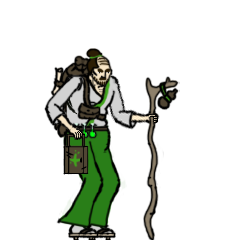
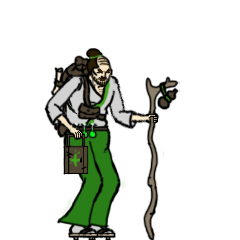
Two versions of the same layered image (w=240, h=240). Layer-by-layer changes:
added layer "tete2" above "tete" over [85, 48, 113, 88]
